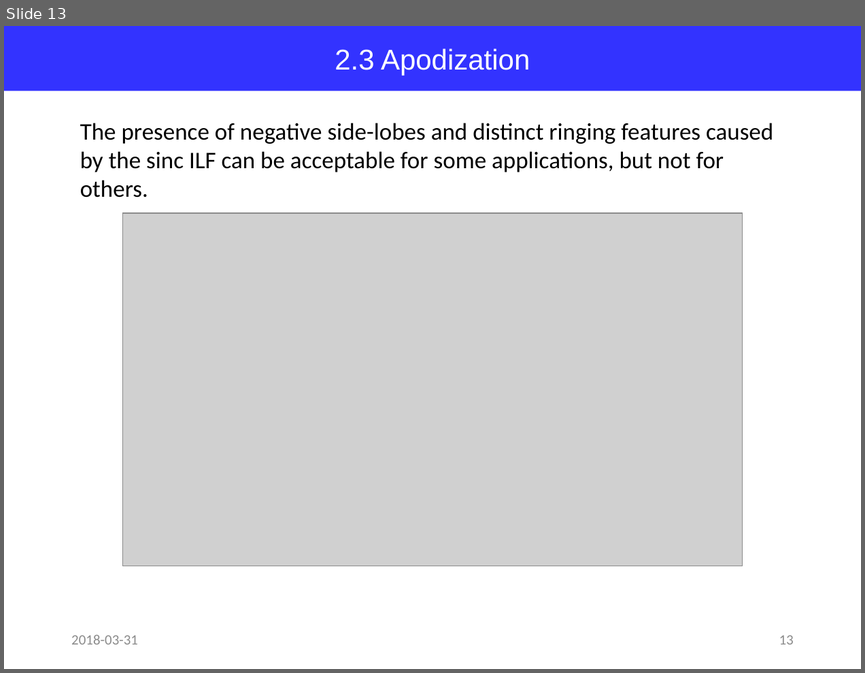
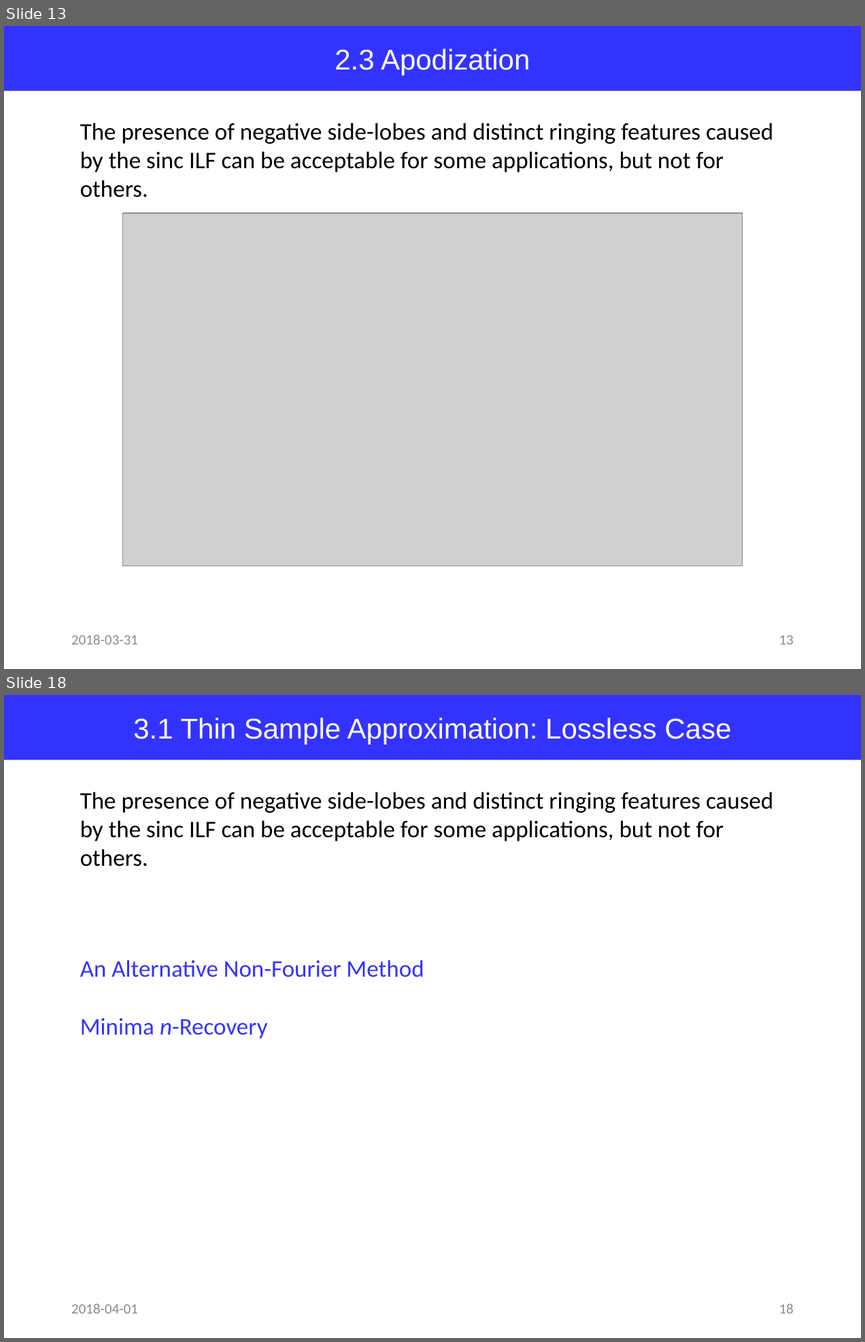
Before and after one commit to jglee96/NBTP_Lab, a slide deck: Terahertz Metrology/Ch5/Terahertz Metrology_Ch5.pptx. Shown one above the other, each under a label of ours: slide 13 before the commit, slides 13 and 18 after it; the slides between them are not shown. The pictures are 865x673 and 865x1342 pixels, drawn with LibreOffice and Linux fonts; fonts in the diff are those of the drawing; grey boxes stand for pictures. Boxes give left, top, right and bottom in pixels: in the first picture for what was removed or moved away, otherwise in the second. Text is boxed around its words. In the diff, an @@ line names an element or a change of style, - is before the commit and + after.

```diff
--- a/Terahertz Metrology/Ch5/Terahertz Metrology_Ch5.pptx
+++ b/Terahertz Metrology/Ch5/Terahertz Metrology_Ch5.pptx
@@ slide 18 added at [4, 695, 861, 1338], background #FFFFFF @@
@@ rectangle added at [4, 695, 861, 760], fill #3333FF, 24 pt, text #FFFFFF @@
+3.1 Thin Sample Approximation: Lossless Case
@@ text added at [80, 792, 773, 841], 20 pt, text #000000 @@
+The presence of negative side-lobes and distinct ringing features caused by the sinc ILF can be acceptable for some applications, but not for others.
@@ text added at [80, 960, 424, 977], 20 pt, text #3333FF @@
+An Alternative Non-Fourier Method
@@ text added at [80, 1018, 268, 1038], 20 pt, text #3333FF @@
+Minima n-Recovery
@@ text added at [71, 1304, 138, 1313], 12 pt, text #8C8C8C @@
+2018-04-01
@@ page number added at [779, 1304, 793, 1313], 12 pt, text #8C8C8C @@
+18
```
Also in this commit, not shown: 13 slides changed, 3 other slides added, 1 other file.
